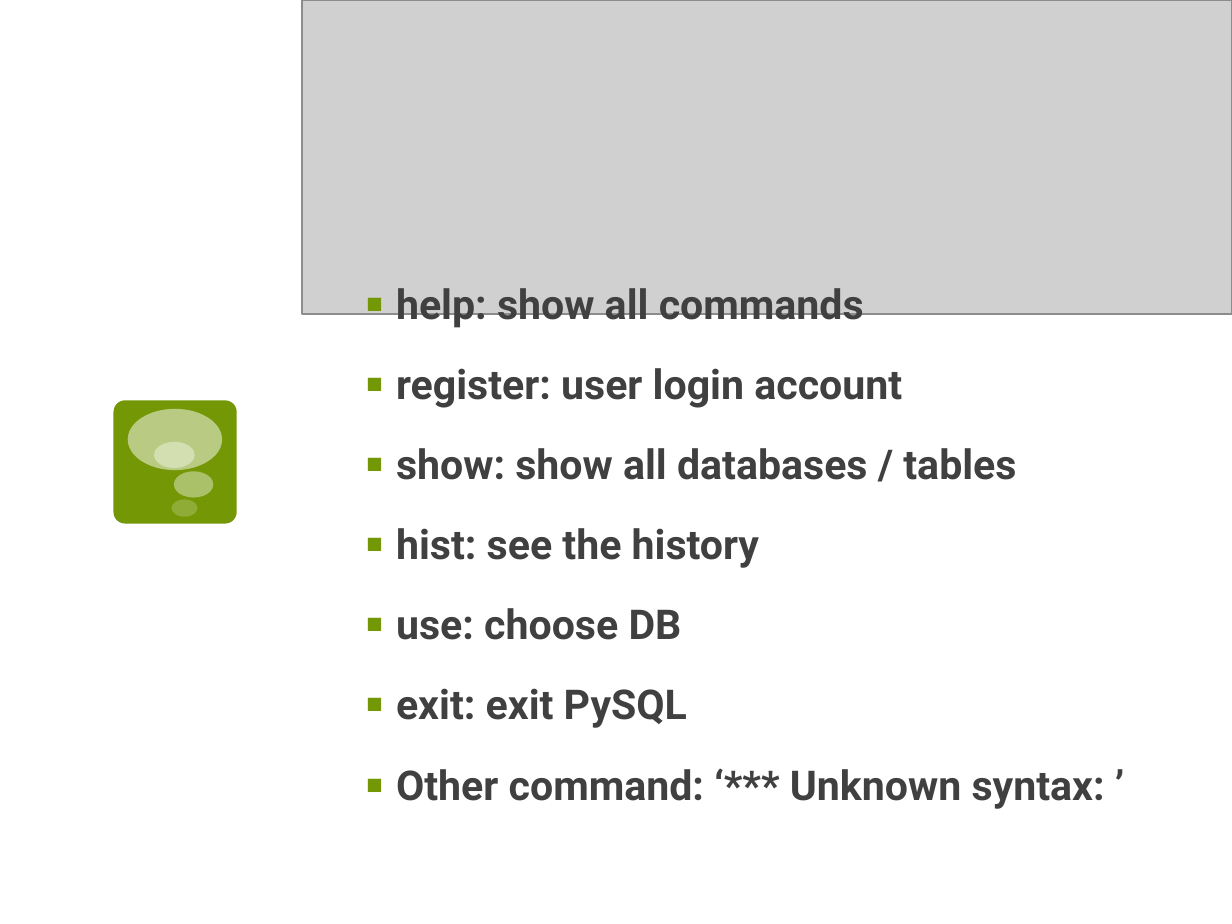
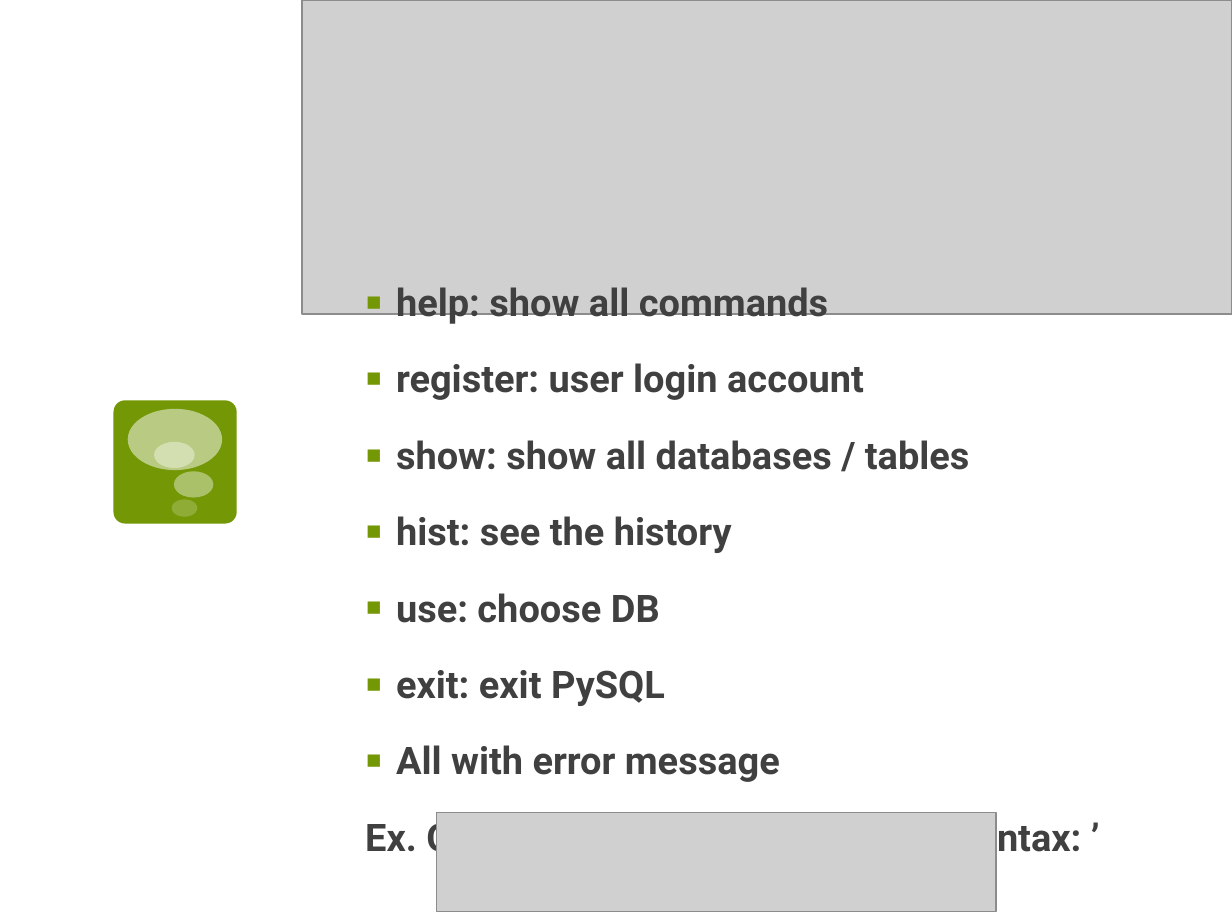
Before and after one commit to geniousisme/PySQL, a slide deck: slide 5 of PySQL_Intro.pptx (slide 4 before the commit). Drawn at 1232x924 pixels with LibreOffice and Linux fonts; fonts in the diff are those of the drawing; grey boxes stand for pictures. Boxes give left, top, right and bottom in pixels: in the first picture for what was removed or moved away, otherwise in the second. Text is boxed around its words. In the diff, an @@ line names an element or a change of style, - is before the commit and + after.

```diff
--- a/PySQL_Intro.pptx
+++ b/PySQL_Intro.pptx
@@ text at <box>396,287,970,706</box>: size 24 to 22.2 pt in "help: show all commands", "register: user login account", "show: show all databases / tables", "hist: see the history" and 2 more places @@
@@ text at <box>365,745,1081,861</box>: text changed; size 24 to 22.2 pt @@
-▪ Other command: ‘*** Unknown syntax: ’
+▪ All with error message
+Ex. Other command: ‘*** Unknown syntax: ’
@@ picture added at <box>436,813,995,912</box> @@
```
Also in this commit, not shown: 2 other slides changed, 8 slides added, 20 other files.
